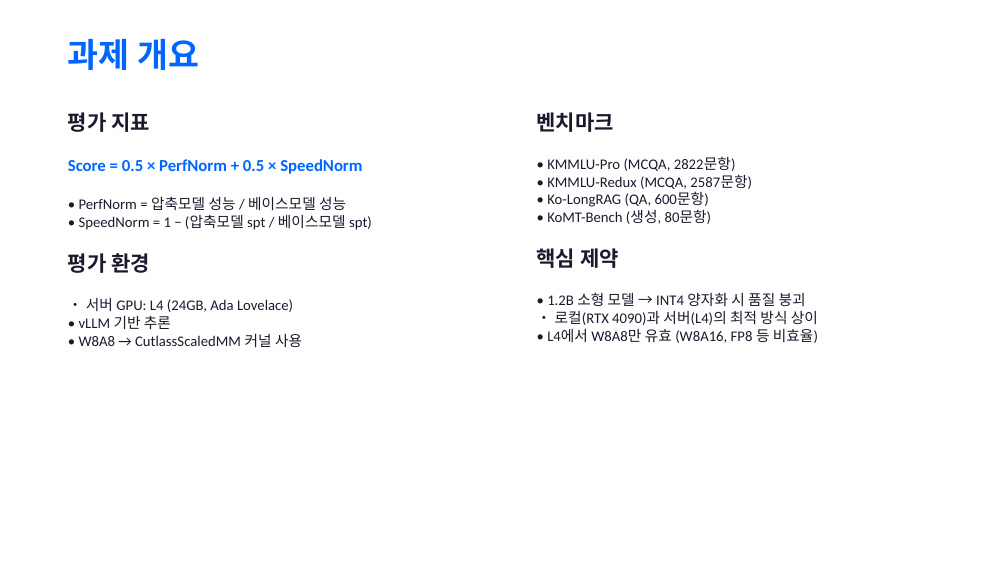
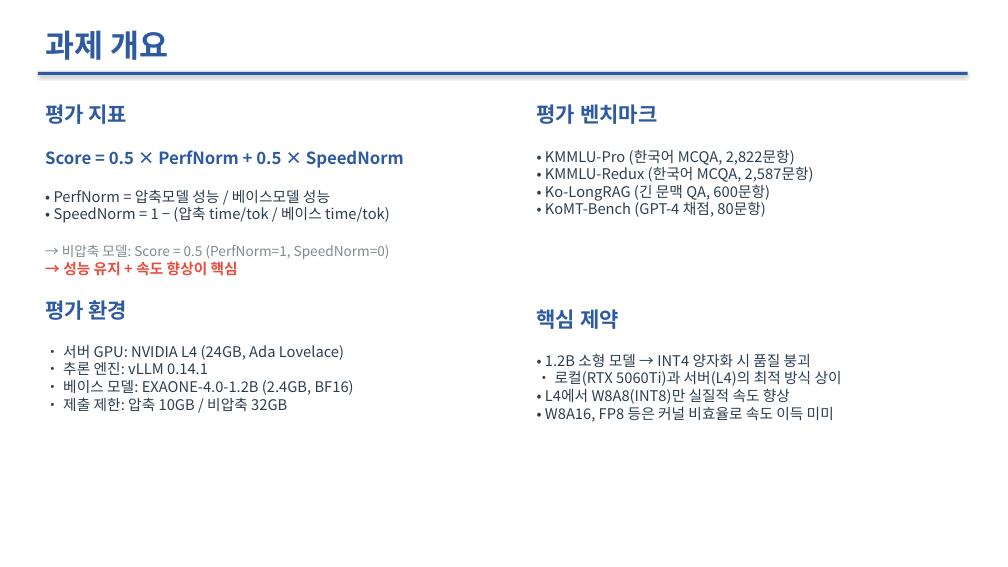
Before and after one commit to his0si/EXAONE-4.0-1.2B, a slide deck: slide 2 of submission/solution.pptx. Drawn at 1008x567 pixels with LibreOffice and Linux fonts; fonts in the diff are those of the drawing. Boxes give left, top, right and bottom in pixels: in the first picture for what was removed or moved away, otherwise in the second. Text is boxed around its words. In the diff, an @@ line names an element or a change of style, - is before the commit and + after.

```diff
--- a/submission/solution.pptx
+++ b/submission/solution.pptx
@@ text "과제 개요": place and size @@
-text "과제 개요" at <box>68,39,199,70</box>
+text "과제 개요" at <box>45,30,168,60</box>
@@ text "과제 개요" at <box>45,30,168,60</box>: size 32 to 30 pt, font Calibri to Noto Sans CJK KR, text colour #0066FF to #2D5AA0 @@
@@ rectangle added at <box>38,72,968,75</box>, fill #2D5AA0 @@
@@ text "평가 지표": place and size @@
-text "평가 지표" at <box>68,112,372,347</box>
+text "평가 지표" at <box>45,104,404,411</box>
@@ text at <box>45,104,404,320</box>: font Calibri to Noto Sans CJK KR in "평가 지표", "Score = 0.5 × PerfNorm + 0.5 ...", "• PerfNorm = 압축모델 성능 / 베이스모델 ...", "평가 환경"; text colour #1A1A2E to #2D5AA0 in "평가 지표", "평가 환경"; text colour #0066FF to #2D5AA0 in "Score = 0.5 × PerfNorm + 0.5 ..."; text colour #1A1A2E to #2C3E50 in "• PerfNorm = 압축모델 성능 / 베이스모델 ..." @@
@@ text at <box>537,112,752,224</box>: paragraphs removed @@
-벤치마크
-• KMMLU-Pro (MCQA, 2822문항)
-• KMMLU-Redux (MCQA, 2587문항)
-• Ko-LongRAG (QA, 600문항)
-• KoMT-Bench (생성, 80문항)
@@ text added at <box>537,104,814,217</box>, 14 pt, text #2C3E50 @@
+평가 벤치마크
+• KMMLU-Pro (한국어 MCQA, 2,822문항)
+• KMMLU-Redux (한국어 MCQA, 2,587문항)
+• Ko-LongRAG (긴 문맥 QA, 600문항)
+• KoMT-Bench (GPT-4 채점, 80문항)
@@ text at <box>54,207,390,276</box>: text changed; font Calibri to Noto Sans CJK KR; text colour #1A1A2E to #7F8C8D @@
-• SpeedNorm = 1 − (압축모델 spt / 베이스모델 spt)
+• SpeedNorm = 1 − (압축 time/tok / 베이스 time/tok)
+→ 비압축 모델: Score = 0.5 (PerfNorm=1, SpeedNorm=0)
+→ 성능 유지 + 속도 향상이 핵심
@@ text "핵심 제약": place and size @@
-text "핵심 제약" at <box>537,112,818,343</box>
+text "핵심 제약" at <box>537,309,842,422</box>
@@ text at <box>537,309,811,367</box>: font Calibri to Noto Sans CJK KR in "핵심 제약", "• 1.2B 소형 모델 → INT4 양자화 ..."; text colour #1A1A2E to #2D5AA0 in "핵심 제약"; text colour #1A1A2E to #2C3E50 in "• 1.2B 소형 모델 → INT4 양자화 ..." @@
@@ text at <box>63,345,354,411</box>: text changed; font Calibri to Noto Sans CJK KR; text colour #1A1A2E to #2C3E50 @@
-• 서버 GPU: L4 (24GB, Ada Lovelace)
-• vLLM 기반 추론
-• W8A8 → CutlassScaledMM 커널 사용
+• 서버 GPU: NVIDIA L4 (24GB, Ada Lovelace)
+• 추론 엔진: vLLM 0.14.1
+• 베이스 모델: EXAONE-4.0-1.2B (2.4GB, BF16)
+• 제출 제한: 압축 10GB / 비압축 32GB
@@ text at <box>545,371,842,422</box>: text changed; font Calibri to Noto Sans CJK KR; text colour #1A1A2E to #2C3E50 @@
-• 로컬(RTX 4090)과 서버(L4)의 최적 방식 상이
-• L4에서 W8A8만 유효 (W8A16, FP8 등 비효율)
+• 로컬(RTX 5060Ti)과 서버(L4)의 최적 방식 상이
+• L4에서 W8A8(INT8)만 실질적 속도 향상
+• W8A16, FP8 등은 커널 비효율로 속도 이득 미미
```
Also in this commit, not shown: 4 other slides changed, 2 slides added, 2 slides removed, 5 other files.
